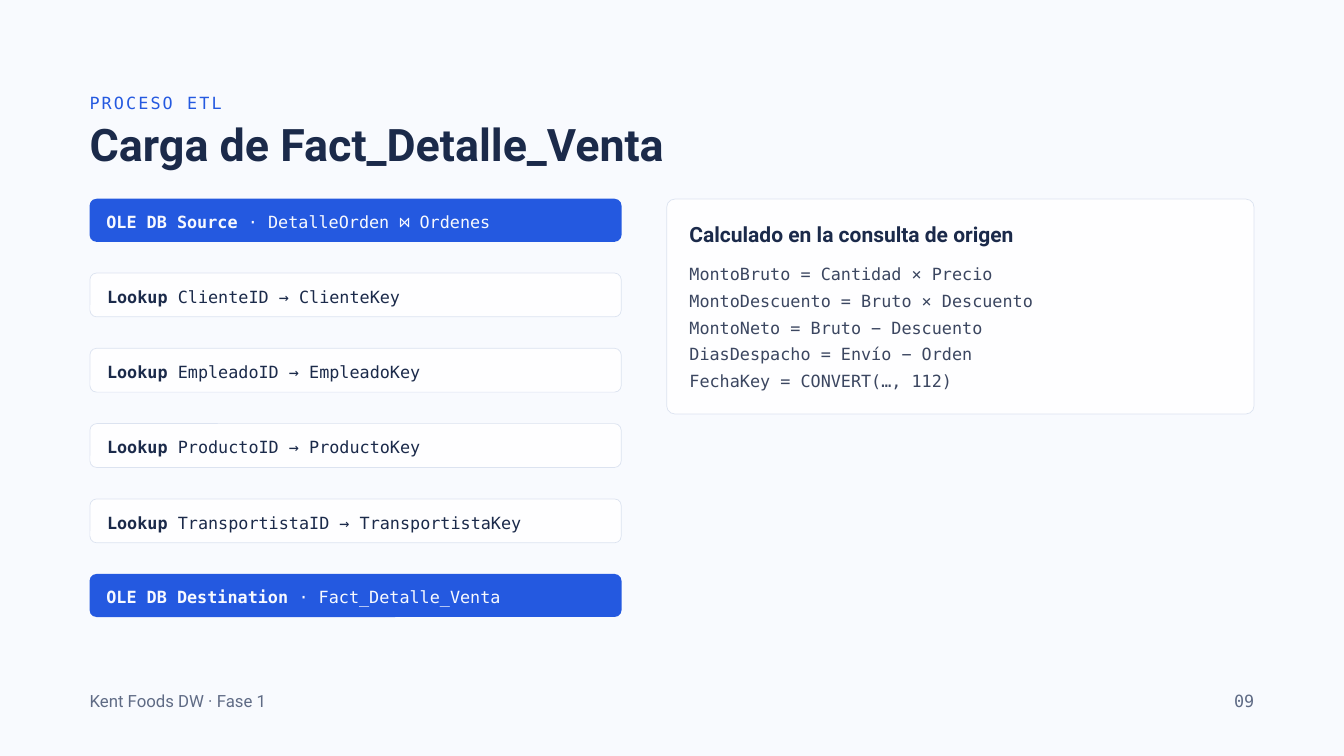
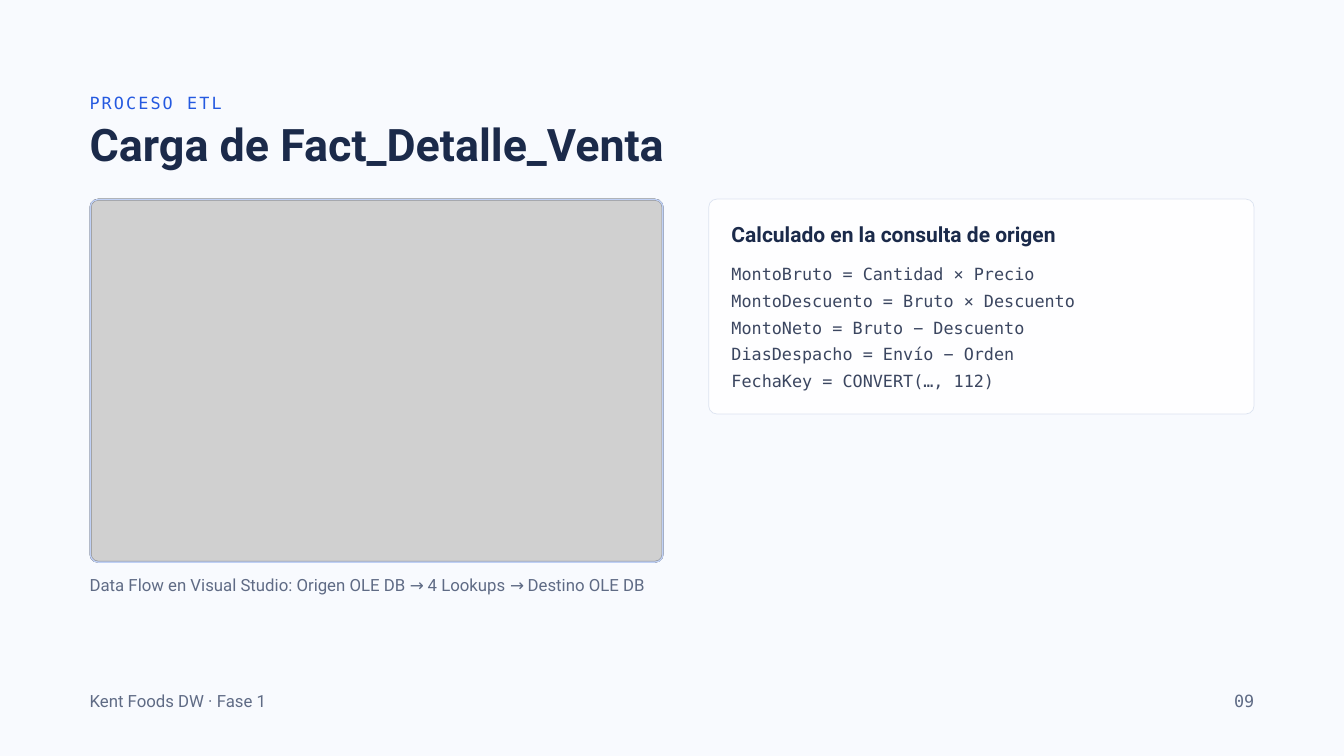
Before and after one commit to goodboimax/inteligencia-de-negocios, a slide deck: slide 9 of docs/presentacion/presentacion-fase1-kentfoods.pptx. Drawn at 1344x756 pixels with LibreOffice and Linux fonts; fonts in the diff are those of the drawing; grey boxes stand for pictures; background and template pictures are left out. Boxes give left, top, right and bottom in pixels: in the first picture for what was removed or moved away, otherwise in the second. Text is boxed around its words. In the diff, an @@ line names an element or a change of style, - is before the commit and + after.

```diff
--- a/docs/presentacion/presentacion-fase1-kentfoods.pptx
+++ b/docs/presentacion/presentacion-fase1-kentfoods.pptx
@@ rounded rectangle removed at bbox=[90, 199, 622, 242] @@
-OLE DB Source · DetalleOrden ⋈ Ordenes
@@ rounded rectangle added at bbox=[90, 199, 663, 563], fill #262626 @@
@@ picture added at bbox=[91, 201, 662, 562] @@
@@ rounded rectangle added at bbox=[91, 200, 663, 563], outline #BFD0F5 1 pt @@
@@ rounded rectangle: place and size @@
-rounded rectangle at bbox=[666, 200, 1254, 414]
+rounded rectangle at bbox=[709, 200, 1254, 414]
@@ text "Calculado en la consulta de ...": place and size @@
-text "Calculado en la consulta de ..." at bbox=[689, 226, 1013, 247]
+text "Calculado en la consulta de ..." at bbox=[731, 226, 1055, 247]
@@ text "MontoBruto = Cantidad × Precio": place and size @@
-text "MontoBruto = Cantidad × Precio" at bbox=[689, 267, 993, 281]
+text "MontoBruto = Cantidad × Precio" at bbox=[731, 267, 1035, 281]
@@ rounded rectangle removed at bbox=[90, 273, 621, 317] @@
-Lookup ClienteID → ClienteKey
@@ text "MontoDescuento = Bruto × Descuento": place and size @@
-text "MontoDescuento = Bruto × Descuento" at bbox=[689, 294, 1033, 308]
+text "MontoDescuento = Bruto × Descuento" at bbox=[731, 294, 1075, 308]
@@ text "MontoNeto = Bruto − Descuento": place and size @@
-text "MontoNeto = Bruto − Descuento" at bbox=[689, 321, 982, 335]
+text "MontoNeto = Bruto − Descuento" at bbox=[731, 321, 1024, 335]
@@ rounded rectangle removed at bbox=[90, 349, 621, 392] @@
-Lookup EmpleadoID → EmpleadoKey
@@ text "DiasDespacho = Envío − Orden": place and size @@
-text "DiasDespacho = Envío − Orden" at bbox=[689, 347, 973, 364]
+text "DiasDespacho = Envío − Orden" at bbox=[731, 347, 1015, 364]
@@ text "FechaKey = CONVERT(…, 112)": place and size @@
-text "FechaKey = CONVERT(…, 112)" at bbox=[689, 374, 952, 391]
+text "FechaKey = CONVERT(…, 112)" at bbox=[731, 374, 994, 391]
@@ rounded rectangle removed at bbox=[90, 423, 621, 467] @@
-Lookup ProductoID → ProductoKey
@@ rounded rectangle removed at bbox=[90, 499, 621, 542] @@
-Lookup TransportistaID → TransportistaKey
@@ rounded rectangle removed at bbox=[90, 574, 622, 617] @@
-OLE DB Destination · Fact_Detalle_Venta
@@ text added at bbox=[90, 578, 644, 595], 12 pt, text #5F6B85 @@
+Data Flow en Visual Studio: Origen OLE DB → 4 Lookups → Destino OLE DB
```
Also in this commit, not shown: 1 other slide changed.
